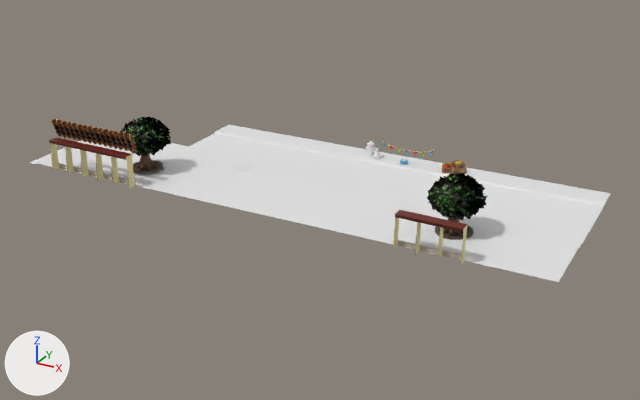
Two versions of the FBX model Project/ContentsResources/Mesh/Level/Title/TitleLevel.fbx, one commit apart.
Before and after are seen from a camera (50 mm lens) standing at (0.251, -0.451, 0.202) and looking at (0.017, -0.025, -0.011). Arrows for +X, +Y and +Z are at lower left; the lights stay in place. Where no turn or scale is listed for an object, it has been applied to the vertices.

The first picture shows 'Menu Background Baked Mesh-mesh0_0', 'Menu Background Baked Mesh-mesh0_4', 'Menu Background Baked Mesh-mesh0_5', 'Menu Background Baked Mesh-mesh0_6', 'm_city_tree_01_0', 'm_city_tree_01_0.001', 'm_city_tree_01_1.001', 'm_city_wall_straight_01_0.005', 'm_city_wall_straight_01_0.006', 'm_city_wall_straight_01_0.007'.
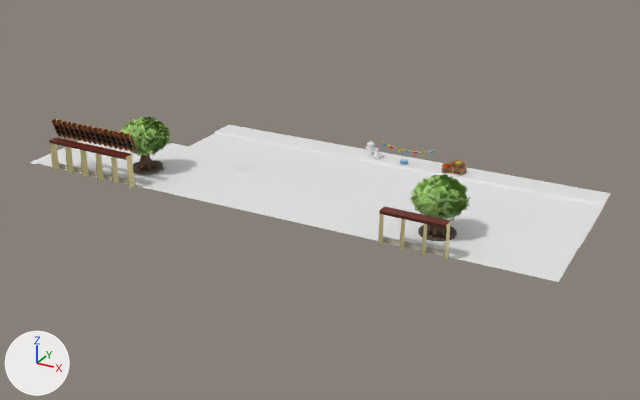
What differs and where, as boxes [x1, y1, x2, y2] in the pictures (640 x 400 px):
'm_city_tree_01_0.001', surface changed, moved
    before: [427, 172, 488, 221]
    after: [410, 174, 471, 221]
'm_city_tree_01_0', surface changed
    both: [120, 116, 171, 156]
'm_city_wall_straight_01_0.007', moved
    before: [394, 210, 422, 254]
    after: [378, 206, 405, 251]
'm_city_wall_straight_01_0.005', moved
    before: [438, 219, 468, 265]
    after: [422, 216, 451, 262]
'm_city_wall_straight_01_0.006', moved
    before: [415, 215, 444, 260]
    after: [400, 211, 427, 256]
'm_city_tree_01_1.001', moved
    before: [435, 217, 473, 240]
    after: [418, 224, 457, 241]

What changed in the scene script:
```text
Change img_t_city_tree_leaf_01_d_png:
    img_t_city_tree_leaf_01_d_png: load_image('t_city_tree_leaf_01_d.png', '../1_1/t_city_tree_leaf_01_d.png', 512, 512, 'sRGB') -> load_image('t_city_tree_leaf_01_d.png', '../1_1/t_city_tree_leaf_01_d.png', 512, 512, 'Non-Color')
Change mat_material_003:
    add n3 = _N.new('ShaderNodeTexImage'); n3.name = 'Image Texture.001'
    add n3.image = img_t_city_tree_leaf_01_d_png
    where n0 = _N.new('ShaderNodeBsdfPrincipled'); n0.name = 'Principled BSDF'
    add _L.new(n3.outputs[0], n0.inputs[4])  # 'Color' to 'Alpha'
Change mat_material_007:
    add n3 = _N.new('ShaderNodeTexImage'); n3.name = 'Image Texture.001'
    add n3.image = img_t_city_tree_leaf_01_d_png
    where n0 = _N.new('ShaderNodeBsdfPrincipled'); n0.name = 'Principled BSDF'
    add _L.new(n3.outputs[0], n0.inputs[4])  # 'Color' to 'Alpha'
Change ob_m_city_tree_01_0_001:
    ob_m_city_tree_01_0_001.location: (0.1091, -0.0458, -0.0015) -> (0.1021, -0.0516, -0.0015)
Change ob_m_city_wall_straight_01_0_007:
    ob_m_city_wall_straight_01_0_007.location: (0.096, -0.0776, -0.0016) -> (0.0874, -0.0776, -0.0016)
Change ob_m_city_wall_straight_01_0_005:
    ob_m_city_wall_straight_01_0_005.location: (0.1198, -0.0776, -0.0016) -> (0.1113, -0.0776, -0.0016)
Change ob_m_city_wall_straight_01_0_006:
    ob_m_city_wall_straight_01_0_006.location: (0.1079, -0.0776, -0.0016) -> (0.0993, -0.0776, -0.0016)
Change ob_m_city_tree_01_1_001:
    ob_m_city_tree_01_1_001.location: (0.1091, -0.0458, -0.0015) -> (0.1021, -0.0516, -0.0015)
```
